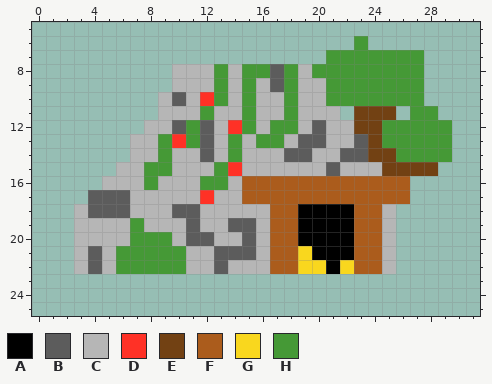
Pixel-art sprite -- LFGame/app/src/main/res/drawable/goldmine.png. This is how it looked before the edit.
The file is 32x32 pixels. Shown: x 0..31, y 5..25.
Palette (. is transparent): A #000000  B #5c5c5c  C #b6b6b6  D #ff3126  E #724113  F #ab5c1c  G #f9d71e  H #459936
Pixels before, first column x 3:
 6 ....................H......
 7 ..................HHHHHHH..
 8 .......CCCHCHHBHCHHHHHHHH..
 9 .......CCCHCHCBHCCHHHHHHH..
10 ......CBCDHCHCCHCCHHHHHHH..
11 ......CCCHCCHCCHCCC.EEE.HH.
12 .....CCBHBCDHCHHCBCCEEHHHHH
13 ....CCHDHBCHCHHCBBCCBEHHHHH
14 ....CCHCCBCHCCCBBCCBBEEHHHH
15 ...CCHHCCCHDCCCCCCBCCCEEEE.
16 ..CCCHCCCHHCFFFFFFFFFFFF...
17 .BBBCCCCCDCCFFFFFFFFFFFF...
18 CBBBCCCBBCCCCCFFAAAAFFC....
19 CCCCHCCCBCCBBCFFAAAAFFC....
20 CCCCHHHCBBCCBCFFAAAAFFC....
21 CBCHHHHHCCBBBCFFGAAAFFC....
22 CBCHHHHHCCBCCCFFGGAGFFC....
And afterwards:
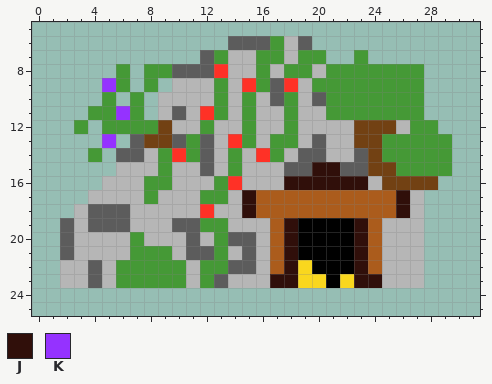
Colours new in this view: J #300f0a  K #9532ff
The author wrote: improved goldmine.png, JavaDoc for Hud Class
Diff:
y 6: x 14..19 ...... -> BBBHCB; x 23 H -> .
y 7: x 12..22 .........HH -> BHCCHHCHH..; x 24..27 HHHH -> ....
y 8: x 6 . -> H; x 8..13 ..CCCH -> HHBBBD; x 15 H -> C; x 17 B -> C; x 19..20 CH -> HC
y 9: x 5..6 .. -> KH; x 8 . -> H; x 15..16 HC -> DH; x 18 H -> D; x 20 C -> H
y 10: x 5 . -> H; x 7 . -> H; x 10 B -> C; x 12 D -> C; x 17 C -> B; x 20 C -> B
y 11: x 4..7 .... -> HHKH; x 10 C -> B; x 12..13 HC -> DH; x 21..26 C.EEE. -> HHHHHH; x 28 H -> .
y 12: x 3 . -> H; x 5..12 ...CCBHB -> HHHHECCH; x 14 D -> C; x 17 H -> C; x 20 B -> C; x 25..26 HH -> EC; x 29 H -> .
y 13: x 5 . -> K; x 7..10 CCHD -> BEEB; x 14..16 HCH -> DHC; x 18..19 CB -> HC; x 23 B -> E
y 14: x 4 . -> H; x 6..7 .C -> BB; x 10..11 CC -> DH; x 16..18 CCB -> DHC; x 20 C -> B; x 22 B -> C; x 25 E -> H
y 15: x 8 H -> C; x 12..14 CHD -> BCH; x 18..24 CCCBCCC -> BBJJBBE; x 26..29 EEE. -> HHHH
y 16: x 9 C -> H; x 12 H -> C; x 14..28 CFFFFFFFFFFFF.. -> DCCCJJJJJJCEEEE
y 17: x 4..6 BBB -> CCC; x 8 C -> H; x 12..13 DC -> HH; x 15 F -> J; x 26..27 F. -> JC
y 18: x 10..12 BBC -> CCD; x 15..16 CC -> JF; x 19..22 AAAA -> FFFF; x 25..27 C.. -> FJC
y 19: x 2 . -> B; x 4..7 CCCH -> BBBC; x 10 C -> B; x 12..15 CCBB -> HHCC; x 18 F -> J; x 23 F -> J; x 26..27 .. -> CC
y 20: x 2 . -> B; x 8..9 HH -> CC; x 12..14 BCC -> CHB; x 18 F -> J; x 23 F -> J; x 26..27 .. -> CC
y 21: x 2 . -> B; x 4 B -> C; x 6 H -> C; x 10..14 HCCBB -> CBBHC; x 18..19 FG -> JA; x 23 F -> J; x 26..27 .. -> CC
y 22: x 2 . -> C; x 12..15 CBCC -> HHBB; x 18 F -> J; x 20 G -> A; x 22..23 GF -> AJ; x 26..27 .. -> CC
y 23: x 2..27 .......................... -> CCBCHHHHHCHBCCCJJGGAGJJCCC
Where, in picture pixels (left, top, right, bottom), the same in both pictures:
changed: (60, 36, 452, 288)
